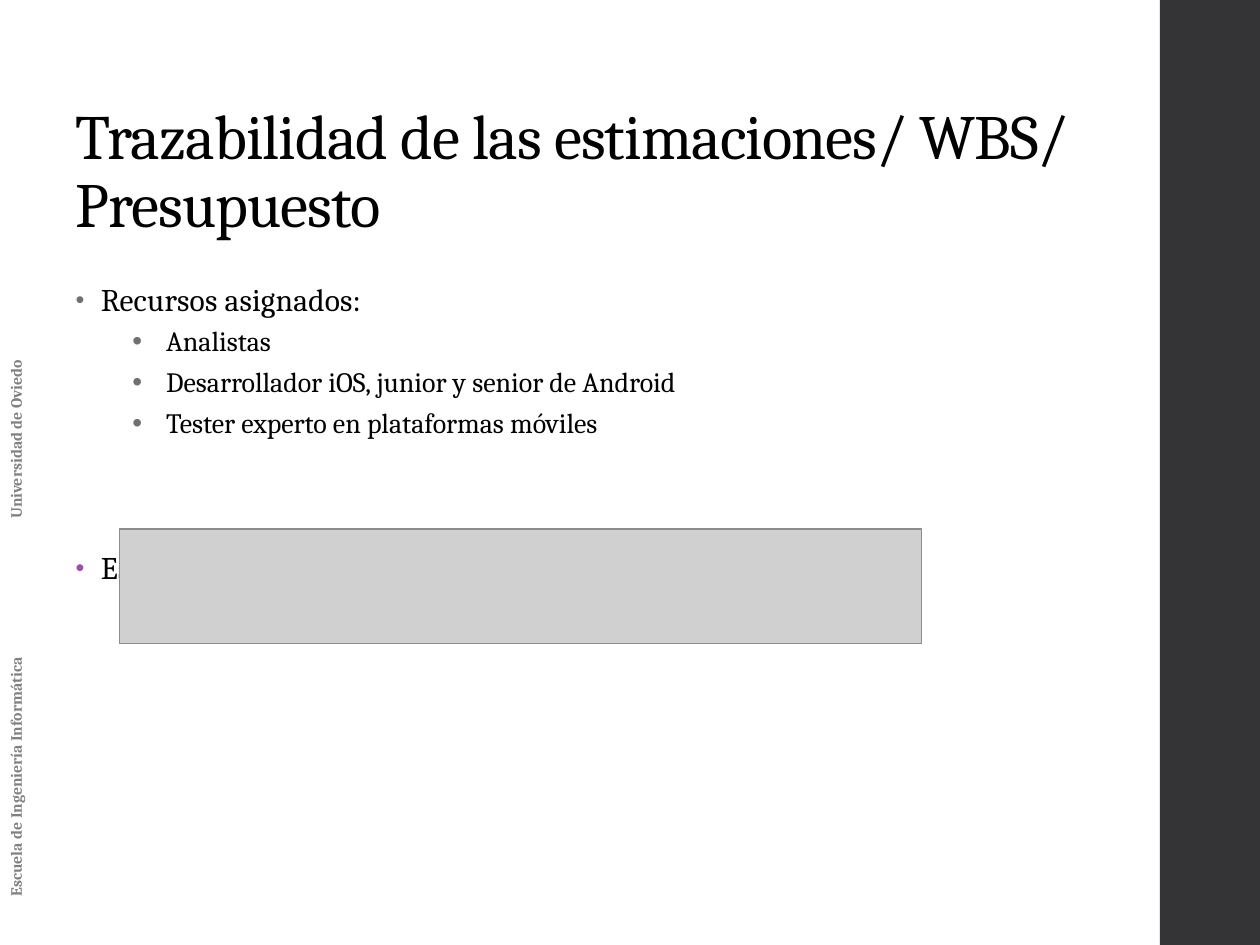
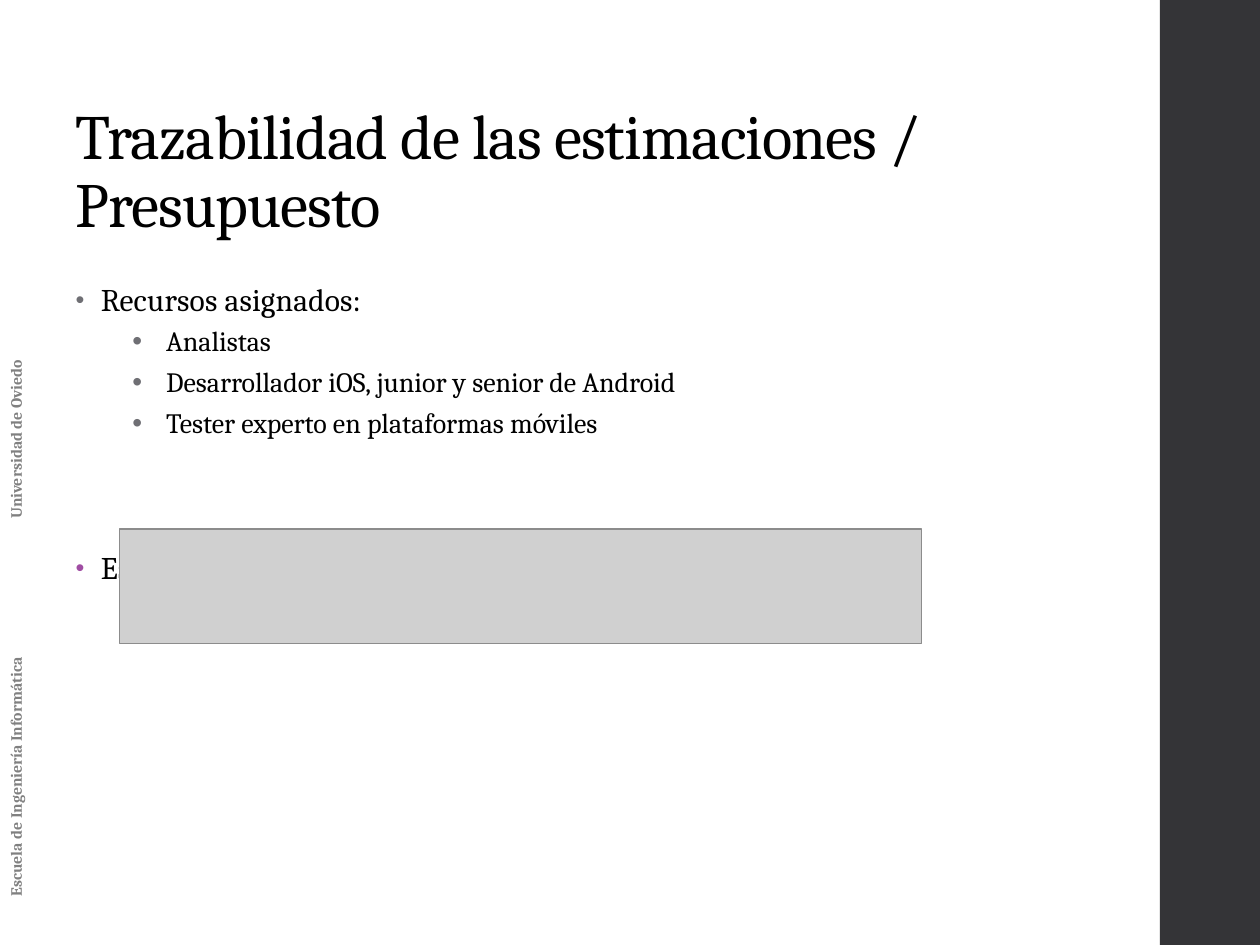
Before and after one commit to alexl0/tfg, a slide deck: slide 22 of Documentation/Archivos adjuntos/Planificacion del proyecto.pptx (slide 23 before the commit). Drawn at 1260x945 pixels with LibreOffice and Linux fonts; fonts in the diff are those of the drawing; grey boxes stand for pictures. Boxes give left, top, right and bottom in pixels: in the first picture for what was removed or moved away, otherwise in the second. Text is boxed around its words. In the diff, an @@ line names an element or a change of style, - is before the commit and + after.

```diff
--- a/Documentation/Archivos adjuntos/Planificacion del proyecto.pptx
+++ b/Documentation/Archivos adjuntos/Planificacion del proyecto.pptx
@@ title at (76, 115, 877, 241): text changed @@
-Trazabilidad de las estimaciones/ WBS/ Presupuesto
+Trazabilidad de las estimaciones / Presupuesto
```
Also in this commit, not shown: 16 other slides changed, 2 slides removed.
